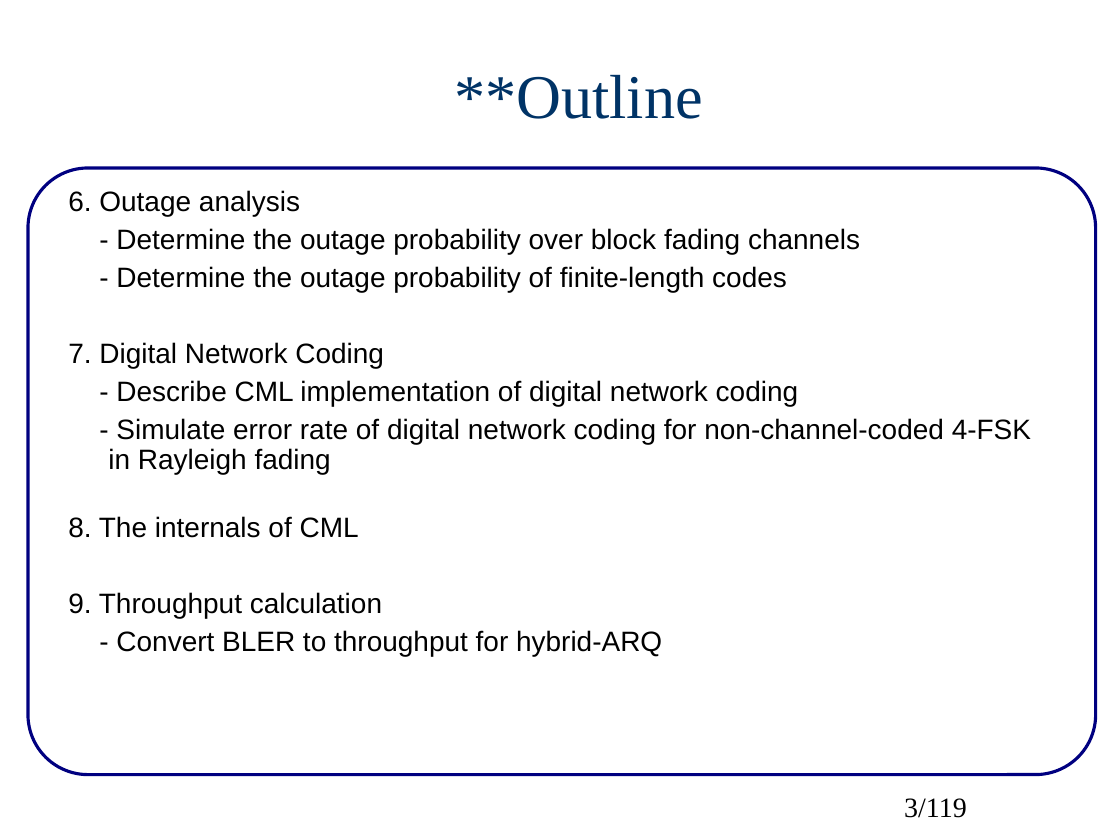
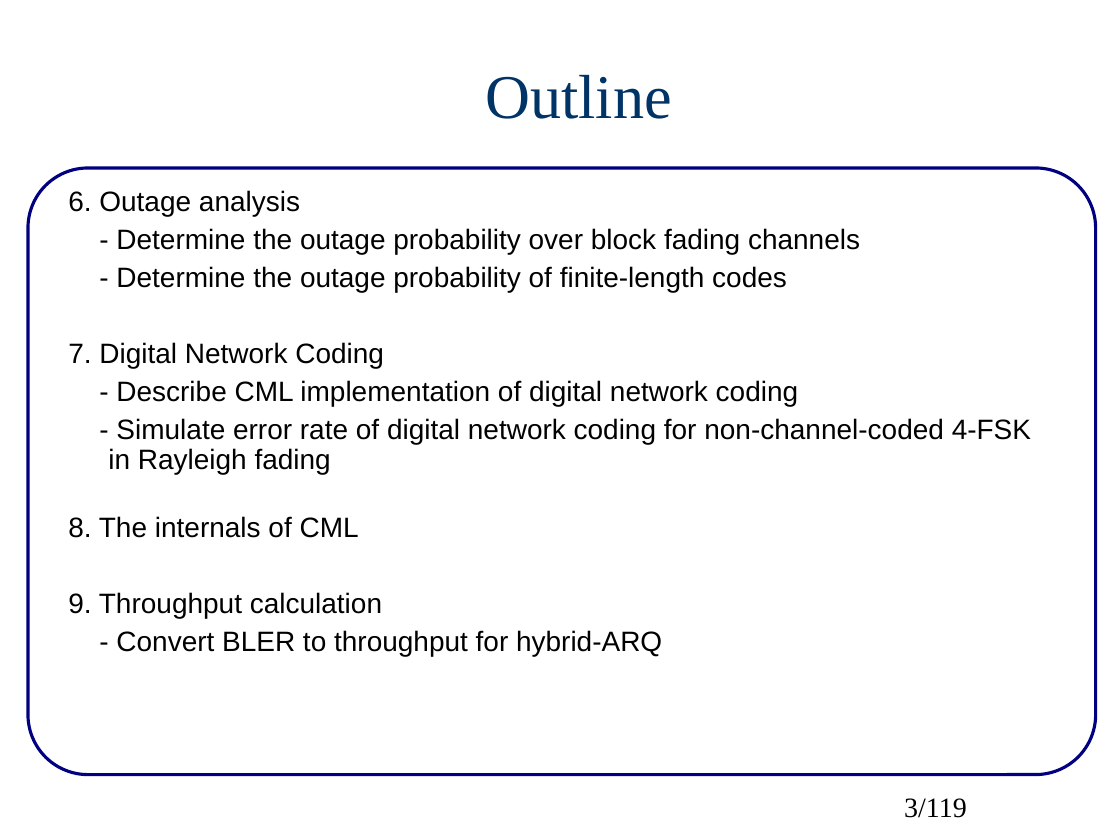
Before and after one commit to wvu-wcrl/CML, a slide deck: slide 3 of doc/src/CMLoverview.pptx. Drawn at 1120x840 pixels with LibreOffice and Linux fonts; fonts in the diff are those of the drawing. Boxes give left, top, right and bottom in pixels: in the first picture for what was removed or moved away, otherwise in the second. Text is boxed around its words. In the diff, an @@ line names an element or a change of style, - is before the commit and + after.

```diff
--- a/doc/src/CMLoverview.pptx
+++ b/doc/src/CMLoverview.pptx
@@ title at [485, 74, 671, 119]: text changed @@
-**Outline
+Outline
```
Also in this commit, not shown: 32 other slides changed, 4 other files.
